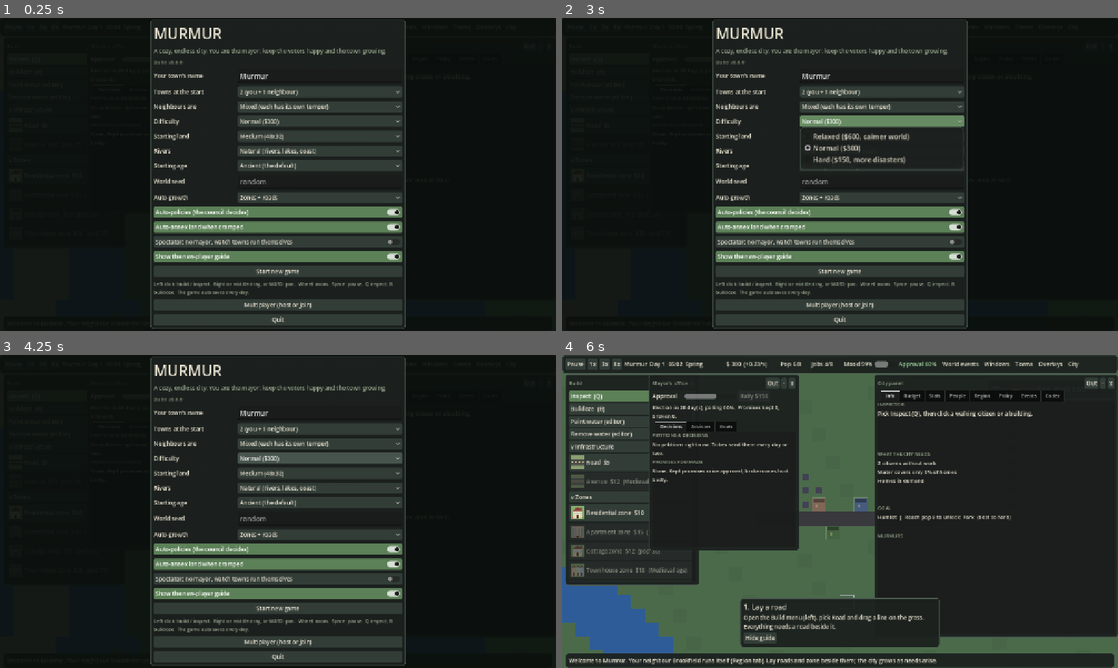
Above: before the commit, frames 1-4 (two rows, left to right).
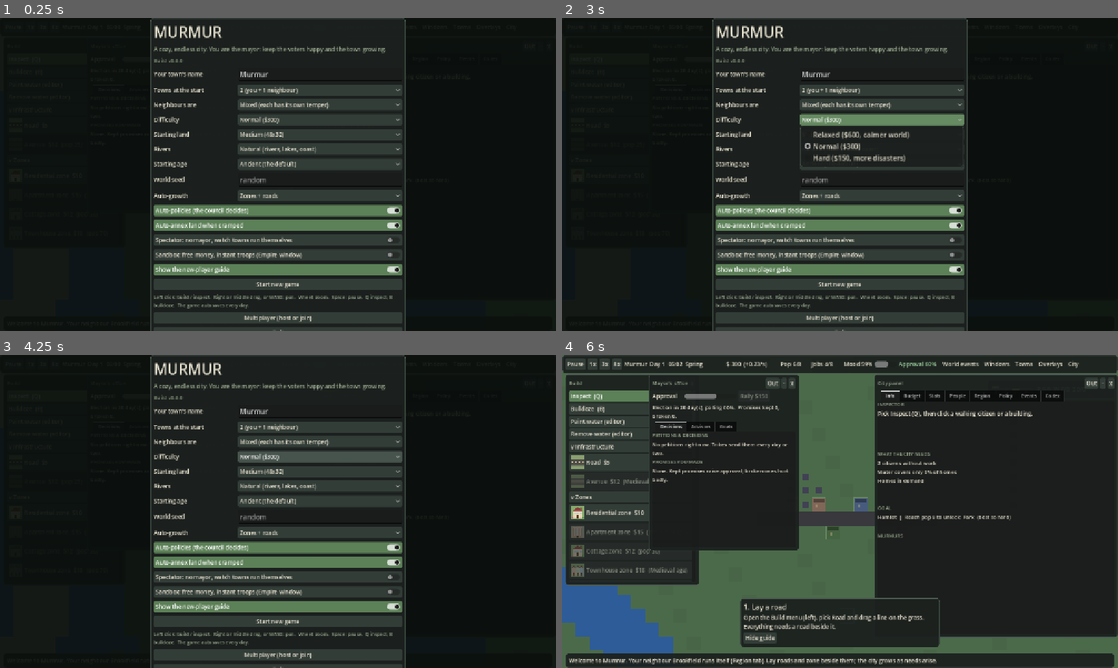
Above: after the commit, the same moments.

Repository: krugerhomeassistant/murmur
Game: Godot game, scene res://scenes/main.tscn
Same seed, same stepped clock (60 frames per second), same inputs: the game is played once before the commit and once after it.
Inputs:
- Up to frame 1 (0.25 s): no input
- Up to frame 2 (3 s): click "x" at 0.5 s; click "x" at 1.25 s; click "x" at 2 s; click "Normal ($300)" at 2.75 s
- Up to frame 3 (4.25 s): click "Normal ($300)" at 3.5 s
- Up to frame 4 (6 s): click "Show the new-player guide" at 4.25 s; click "Show the new-player guide" at 5 s; click "Start new game" at 5.75 s

The runs differ from the first frame. In frame 1, 14% of the frame differs, in the area x 27-73%, y 0-100%; in frame 2, 14%; in frame 3, 14%; in frame 4, less than 0.1%.

Commit message:
Add sandbox commands and Empire window buttons

Diff:
--- a/client/scripts/cmd.gd
+++ b/client/scripts/cmd.gd
@@ -4,6 +4,7 @@
 ## in multiplayer the host calls it for a client's command after checking the sender owns the town. Every argument is
 ## validated here because over the network it is untrusted. Returns what the underlying City/Diplo method returns.
 
+static var sandbox := false  # sandbox games only (single player or a host that turns it on): free money and instant troops
 const TAX := ["r", "c", "i"]
 const DIPLO := ["gift", "pact", "alliance", "embargo", "lift", "peace", "tribute", "war", "leave"]  # the Diplo.act verbs
 
@@ -52,6 +53,15 @@
 		"set_age":  # sandbox: puts the town in an age (setup and tests)
 			if a.size() == 1 and a[0] is int:
 				Ages.set_age(t, a[0])
+				return true
+		"grant":
+			if sandbox and _ints(a, 1) and a[0] > 0 and a[0] <= 1000000:
+				t.coins += a[0]
+				return true
+		"spawn":
+			if sandbox and a.size() == 2 and a[0] is String and Military.KIND.has(a[0]) and a[1] is int and a[1] > 0 and a[1] <= 50 and t.army.size() + a[1] <= Military.ARMY_MAX:
+				for i in a[1]:
+					t.army.append(Military._unit(a[0]))
 				return true
 		"ask_build":
 			if a.size() == 1 and a[0] is bool:
--- a/client/scripts/hud.gd
+++ b/client/scripts/hud.gd
@@ -993,6 +993,7 @@
 var army_chk: CheckButton
 var stance_btn: Button
 var emp_grp: Button
+var emp_sand: HBoxContainer
 var army_rows := {}
 
 
@@ -1120,6 +1121,12 @@
         if not (m.net != null and m.net.active and not m.net.is_host()):  # a client hears the answer in Main._net_reply
             m.headline = "Moved $%d between your towns." % int(float(n)) if n != null else "Nothing to balance.")
     bb.tooltip_text = "Rich towns (over $600) give half of what they hold above $400; towns under $200 are topped up. No money is created."
+    emp_sand = HBoxContainer.new()
+    body.add_child(emp_sand)
+    _lbl(emp_sand, 70).text = "Sandbox"
+    _btn(emp_sand, "+$1000", func() -> void: m.cmd("grant", [1000]))
+    _btn(emp_sand, "+12 troops", func() -> void: m.cmd("spawn", ["spear" if m.city.age < 2 else "inf", 12]))
+    _btn(emp_sand, "Next age", func() -> void: m.cmd("set_age", [mini(m.city.age + 1, Ages.LAST)]))
     win_open["empire"] = false
     (wins["empire"] as PanelContainer).visible = false
 
@@ -1414,6 +1421,7 @@
         return
     var mine := Empire.mine(m.towns, c)
     var tt := Empire.totals(mine)
+    emp_sand.visible = Cmd.sandbox
     emp_grp.text = "Group: %s (click to change)" % (str(c.group) if c.group > 0 else "none")
     emp_dom.text = _domination()
     emp_tot.text = "%d of your towns   pop %d   treasury $%d   net %+.1f/s" % [tt["towns"], tt["pop"], int(tt["coins"]), tt["income"]]
--- a/client/scripts/main.gd
+++ b/client/scripts/main.gd
@@ -399,6 +399,7 @@
 	ephemeral = bool(o.get("temp", false))
 	if not o.get("mp", false) and not ephemeral:
 		DirAccess.remove_absolute(ProjectSettings.globalize_path(SAVE))
+	Cmd.sandbox = bool(o.get("sandbox", false)) and not o.get("mp", false)
 	_fresh(o)
 	_begin()
 	hud.guide.visible = false
--- a/client/scripts/setup.gd
+++ b/client/scripts/setup.gd
@@ -6,6 +6,7 @@
 var has_save := false
 var o_name: LineEdit
 var o_seed: LineEdit
+var o_sand: CheckButton
 var o_towns: OptionButton
 var o_mood: OptionButton
 var o_diff: OptionButton
@@ -93,6 +94,10 @@
 	o_spec.text = "Spectator: no mayor, watch towns run themselves"
 	o_spec.focus_mode = Control.FOCUS_NONE
 	v.add_child(o_spec)
+	o_sand = CheckButton.new()
+	o_sand.text = "Sandbox: free money, instant troops (Empire window)"
+	o_sand.focus_mode = Control.FOCUS_NONE
+	v.add_child(o_sand)
 	o_guide = CheckButton.new()
 	o_guide.text = "Show the new-player guide"
 	o_guide.button_pressed = not has_save
@@ -163,4 +168,5 @@
 		"expand": o_exp.button_pressed,
 		"guide": o_guide.button_pressed and not o_spec.button_pressed,
 		"spectate": o_spec.button_pressed,
+		"sandbox": o_sand.button_pressed,
 	})
--- /dev/null
+++ b/client/tests/sandbox.gd
@@ -0,0 +1,20 @@
+extends SceneTree
+## Sandbox commands: refused in a normal game, working (and bounded) when the sandbox is on.
+
+
+func _init() -> void:
+	var t := City.new(Signals.new())
+	t.seed_start()
+	var ts: Array[City] = [t]
+	var c0 := t.coins
+	Cmd.sandbox = false
+	var off: bool = Cmd.run(ts, t, "grant", [1000]) == null and Cmd.run(ts, t, "spawn", ["spear", 5]) == null and t.coins == c0 and t.army.is_empty()
+	Cmd.sandbox = true
+	var granted: bool = Cmd.run(ts, t, "grant", [1000]) == true and t.coins == c0 + 1000.0
+	var spawned: bool = Cmd.run(ts, t, "spawn", ["spear", 12]) == true and t.army.size() == 12
+	var bad: bool = Cmd.run(ts, t, "grant", [-5]) == null and Cmd.run(ts, t, "spawn", ["nope", 3]) == null and Cmd.run(ts, t, "spawn", ["spear", 51]) == null
+	var capped: bool = Cmd.run(ts, t, "spawn", ["spear", 50]) == true and Cmd.run(ts, t, "spawn", ["spear", 50]) == true and Cmd.run(ts, t, "spawn", ["spear", 50]) == null
+	Cmd.sandbox = false
+	var ok := off and granted and spawned and bad and capped
+	print("SANDBOX_OK" if ok else "SANDBOX_FAIL off=%s granted=%s spawned=%s bad=%s capped=%s" % [off, granted, spawned, bad, capped])
+	quit(0 if ok else 1)
Not shown, added: client/tests/sandbox.gd.uid
Not shown, added: client/tests/scenario.gd.uid
Not shown, changed: .github/workflows/ci.yml
Not shown, changed: CHANGELOG.md
Not shown, changed: docs/PLAN.md
Not shown, changed: docs/SANDBOX_DESIGN.md
